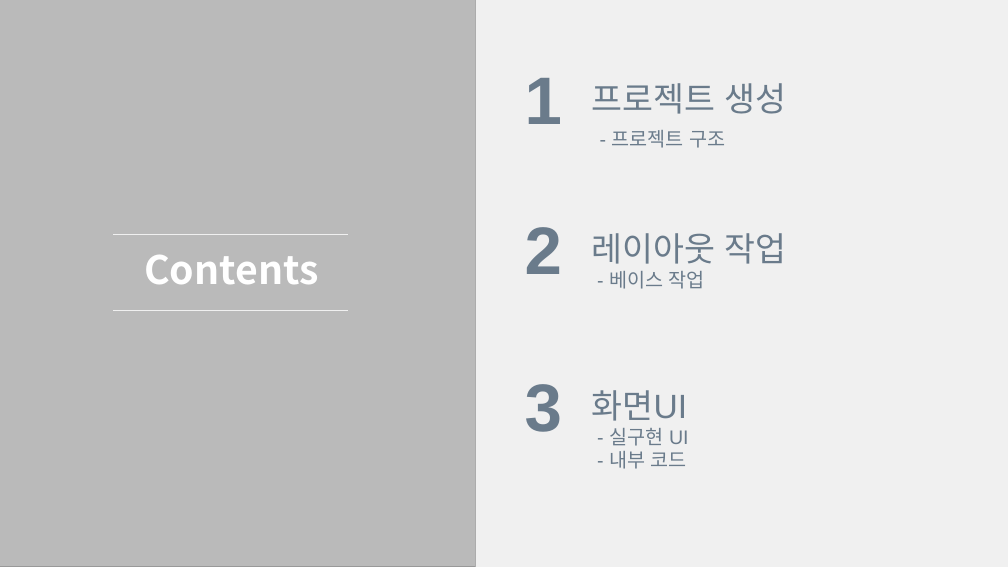
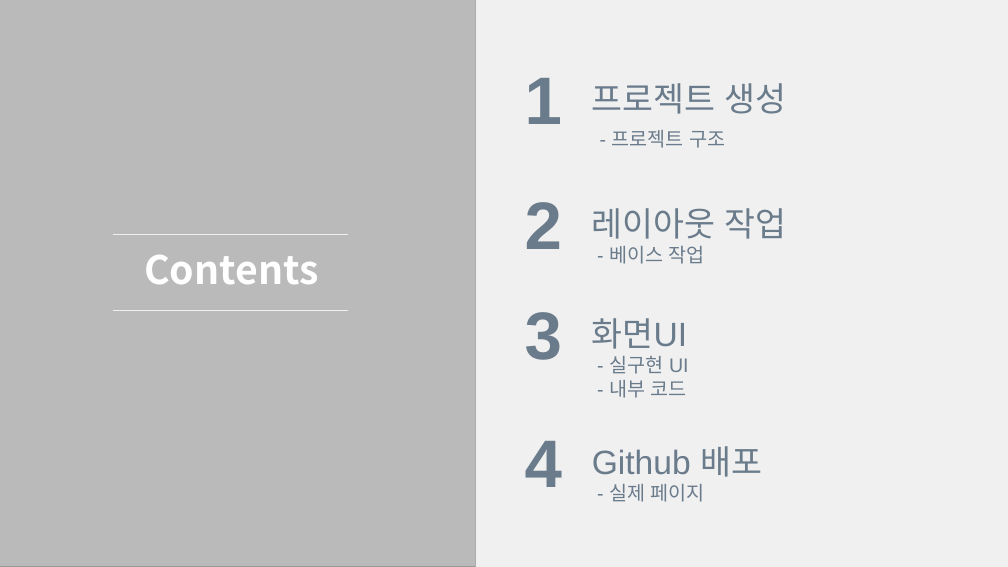
Before and after one commit to kdg99/GreenAcademy, a slide deck: slide 2 of RegularExam/03/화면 설계_김동근.pptx. Drawn at 1008x567 pixels with LibreOffice and Linux fonts; fonts in the diff are those of the drawing; grey boxes stand for pictures. Boxes give left, top, right and bottom in pixels: in the first picture for what was removed or moved away, otherwise in the second. Text is boxed around its words. In the diff, an @@ line names an element or a change of style, - is before the commit and + after.

```diff
--- a/RegularExam/03/화면 설계_김동근.pptx
+++ b/RegularExam/03/화면 설계_김동근.pptx
@@ text "2": place and size @@
-text "2" at (525,227,562,274)
+text "2" at (525,202,562,249)
@@ text "레이아웃 작업": place and size @@
-text "레이아웃 작업" at (592,233,787,289)
+text "레이아웃 작업" at (592,208,787,264)
@@ text "3": place and size @@
-text "3" at (525,384,562,432)
+text "3" at (525,312,562,360)
@@ text "화면UI": place and size @@
-text "화면UI" at (592,390,689,469)
+text "화면UI" at (592,318,689,398)
@@ text added at (525,441,562,487), 48 pt, text #6A7B8B, bold @@
+4
@@ text added at (592,446,762,502), 24 pt, text #6A7B8B @@
+Github 배포
+- 실제 페이지
```
Also in this commit, not shown: 1 other slide changed, 1 slide added, 42 other files.
